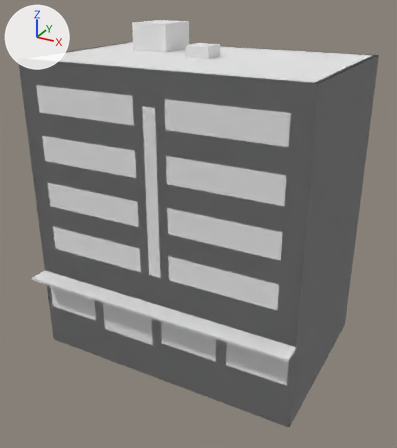
The glTF model assets/models/buildings/res_mid/bld_res_mid_b_gf.glb: old version first, new version second.
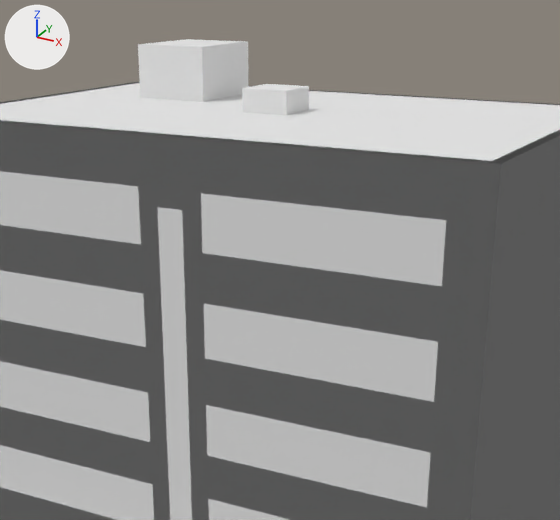
There are two pictures of each version: one whole from a 50 mm lens placed at (16.2, -30.1, 21.2), pointed at (0.3, -1.1, 6.7), one close up on the part from 15% to 88% of the width and 0% to 60% of the height. The lights are fixed; the arrows at upper left show +X, +Y and +Z. The older version's two pictures come first. Objects named as collision shapes, trigger or cutter boxes, shadow casters or lower levels of detail are left out. Vertices at exactly the same position are counted once.

The older version as bpy lines, for what is in view:
```python
me_bld_res_mid_b_gf_lod0 = bpy.data.meshes.new('bld_res_mid_b_gf_LOD0')
me_bld_res_mid_b_gf_lod0.from_pydata(...)  # 274 vertices, 350 faces; spans x -9.0..9.0, y -7.2..6.0, z -2.5..18.8
me_bld_res_mid_b_gf_lod0.materials.append(mat_mat_kit)  # white #e7e7e7
me_bld_res_mid_b_gf_proxy = bpy.data.meshes.new('bld_res_mid_b_gf_PROXY')
me_bld_res_mid_b_gf_proxy.from_pydata(...)  # 8 vertices, 10 faces; spans x -9.0..9.0, y -6.0..6.0, z -2.5..17.1
me_bld_res_mid_b_gf_proxy.materials.append(mat_mat_kit)  # white #e7e7e7
ob_bld_res_mid_b_gf_lod0 = bpy.data.objects.new('bld_res_mid_b_gf_LOD0', me_bld_res_mid_b_gf_lod0)
ob_bld_res_mid_b_gf_lod0.location = (0.0, 0.0, 0.0)
ob_bld_res_mid_b_gf_proxy = bpy.data.objects.new('bld_res_mid_b_gf_PROXY', me_bld_res_mid_b_gf_proxy)
ob_bld_res_mid_b_gf_proxy.location = (0.0, 0.0, 0.0)
```
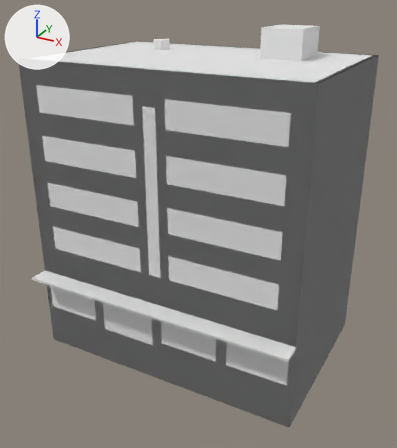
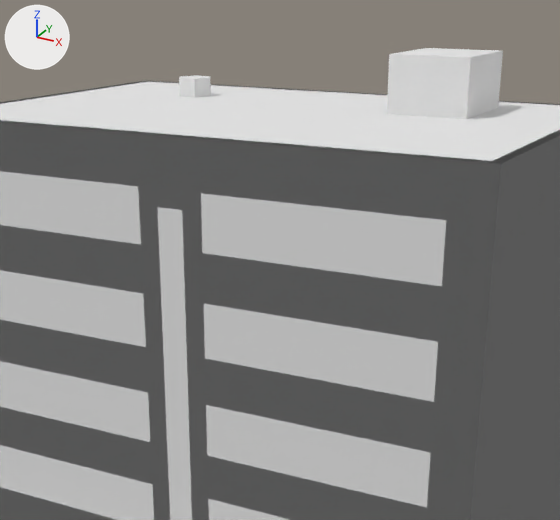
Changed parts and their boxes (x1, y1, x2, y2) in the close-ups (560 x 520 px; the box of a moved part takes in the faces that stretch with it):
```json
{"object": "bld_res_mid_b_gf_LOD0", "change": "reshaped", "before": [0, 39, 560, 520], "after": [0, 48, 560, 520]}
{"part": 1, "of": "me_bld_res_mid_b_gf_lod0", "change": "moved or reshaped", "before": [138, 39, 248, 102], "after": [387, 48, 503, 119]}
{"part": 2, "of": "me_bld_res_mid_b_gf_lod0", "change": "cut back", "before": [246, 84, 308, 91]}
{"part": 3, "of": "me_bld_res_mid_b_gf_lod0", "change": "added", "after": [179, 75, 211, 97]}
```

Edits to the scene script, one JSON object a line:
```json
{"block": "me_bld_res_mid_b_gf_lod0", "where": "# used by ob_bld_res_mid_b_gf_lod0; location = (0.0, 0.0, 0.0)"}
{"op": "remove", "block": "me_bld_res_mid_b_gf_lod0", "code": "me_bld_res_mid_b_gf_lod0.from_pydata(...)  # 274 vertices, 350 faces; spans x -9.0..9.0, y -7.2..6.0, z -2.5..18.8"}
{"op": "add", "block": "me_bld_res_mid_b_gf_lod0", "code": "me_bld_res_mid_b_gf_lod0.from_pydata(...)  # 310 vertices, 388 faces; spans x -9.0..9.0, y -7.2..6.0, z -2.5..18.8"}
{"block": "me_bld_res_mid_b_gf_lod0", "change": "me_bld_res_mid_b_gf_lod0 part 1: the loose piece of 8 vertices spanning x -5.8..-3.2, y 1.0..4.0, z 16.2..18.8 is moved by (9.0, 0.0, 0.0)"}
{"block": "me_bld_res_mid_b_gf_lod0", "change": "me_bld_res_mid_b_gf_lod0 part 2"}
{"block": "me_bld_res_mid_b_gf_lod0", "change": "2 faces are deleted"}
{"block": "me_bld_res_mid_b_gf_lod0", "change": "8 vertices move from x -0.8..0.8, y -0.8..0.8, z 16.2..17.8 to x -4.9..-4.1, y 2.0..3.0, z 16.2..16.6"}
{"block": "me_bld_res_mid_b_gf_lod0", "change": "15 vertices are added at x -0.2..6.2, y -1.0..0.0, z 16.2..17.0"}
{"block": "me_bld_res_mid_b_gf_lod0", "change": "9 new vertices lie (2.0, 0.0, 0.0) away from vertices in x -0.2..4.2, y -1.0..0.0, z 16.2..17.0"}
{"block": "me_bld_res_mid_b_gf_lod0", "change": "24 new faces join them"}
{"block": "me_bld_res_mid_b_gf_lod0", "change": "me_bld_res_mid_b_gf_lod0 part 3"}
{"block": "me_bld_res_mid_b_gf_lod0", "change": "6 vertices are added at (-4.2, 2.0, 16.6), (-3.9, 2.5, 16.6), (-4.8, 2.0, 16.6), (-5.1, 2.5, 16.6), (-4.8, 3.0, 16.6), (-4.2, 3.0, 16.6)"}
{"block": "me_bld_res_mid_b_gf_lod0", "change": "6 new vertices lie (0.0, 0.0, 1.1) away from vertices in x -5.1..-3.9, y 2.0..3.0, z 16.6"}
{"block": "me_bld_res_mid_b_gf_lod0", "change": "16 new faces join them"}
```
